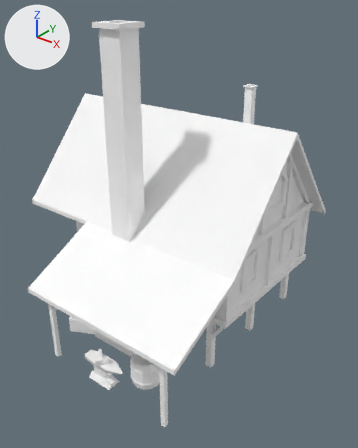
A saved change to the Blender file Environment/Buildings/Blacksmith/SM_Blacksmith.blend.
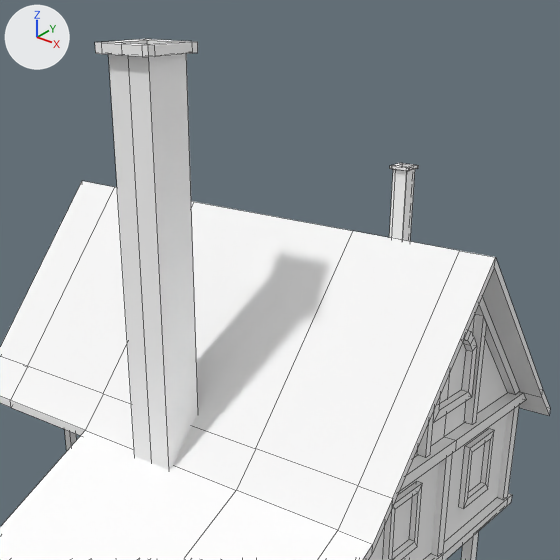
Old and new are each drawn whole from a 50 mm camera at (371.0, -430.0, 376.0) aimed at (55.0, -35.0, 131.0) and again close up on the part from 12% to 92% of the width and 0% to 64% of the height. The lights are fixed; the arrows at upper left show +X, +Y and +Z. The close-ups show mesh edges as thin lines.

Names of what the first close-up shows: 'SM_Blacksmith'.
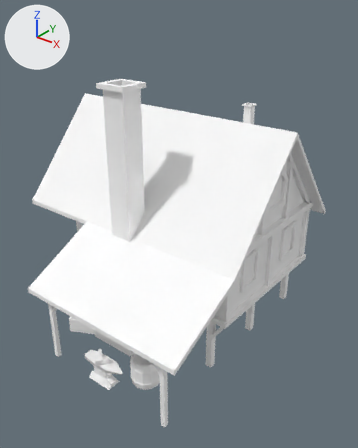
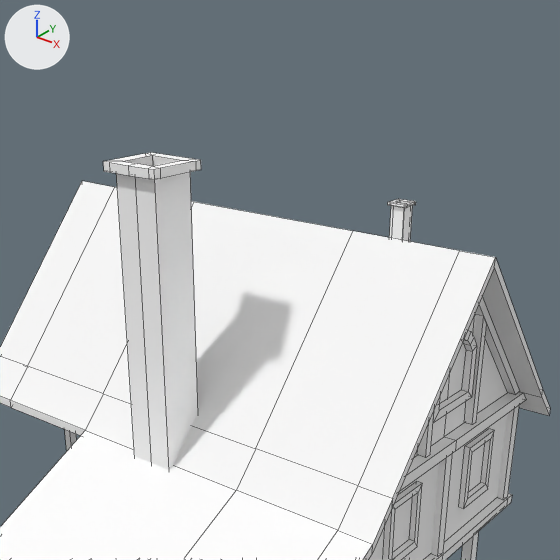
Where the change shows, as pixel boxes [x1, y1, x2, y2] in the close-ups (560 x 560 px; the box of a moved part takes in the faces that stretch with it):
'SM_Blacksmith', reshaped: before [0, 39, 550, 560]; after [0, 152, 550, 560]
part 1 of me_cube_007, moved or reshaped: before [95, 39, 198, 470]; after [103, 152, 201, 470]
part 2 of me_cube_007, moved or reshaped: before [389, 163, 419, 241]; after [388, 199, 416, 241]
part 3 of me_cube_007, moved or reshaped: before [396, 164, 412, 167]; after [395, 200, 409, 204]

Patch to the scene script:
```diff
--- a/Environment/Buildings/Blacksmith/SM_Blacksmith.blend.py
+++ b/Environment/Buildings/Blacksmith/SM_Blacksmith.blend.py
@@ me_cube_007 @@
 me_cube_007.from_pydata(...)  # 1226 vertices, 911 faces; spans x -132.0..169.0, y -183.0..104.0, z -3.0..345.0
 # used by ob_sm_blacksmith; location = (0.0, 0.0, 0.0)
+# me_cube_007 part 1: all 36 vertices in x 9.0..43.0, y -103.0..-71.0, z 340.0..345.0 are moved by (0.0, 0.0, -54.0)
+# me_cube_007 part 2: all 32 vertices in x 73.0..86.0, y 57.0..69.0, z 272.0..273.0 are moved by (0.0, 0.0, -21.0)
+# me_cube_007 part 3: all 2 vertices in x 76.0, y 59.0..66.0, z 199.0 are moved by (0.0, 0.0, -21.0)
 me_cube_007.materials.append(mat_material)
```
